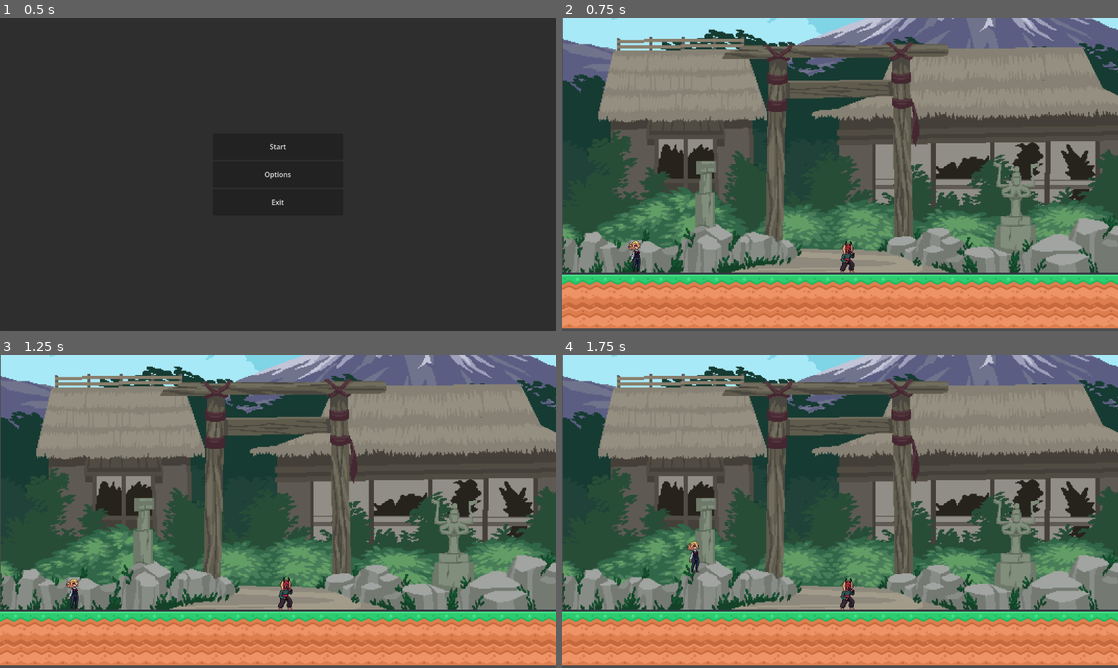
Above: before the commit, frames 1-4 (two rows, left to right).
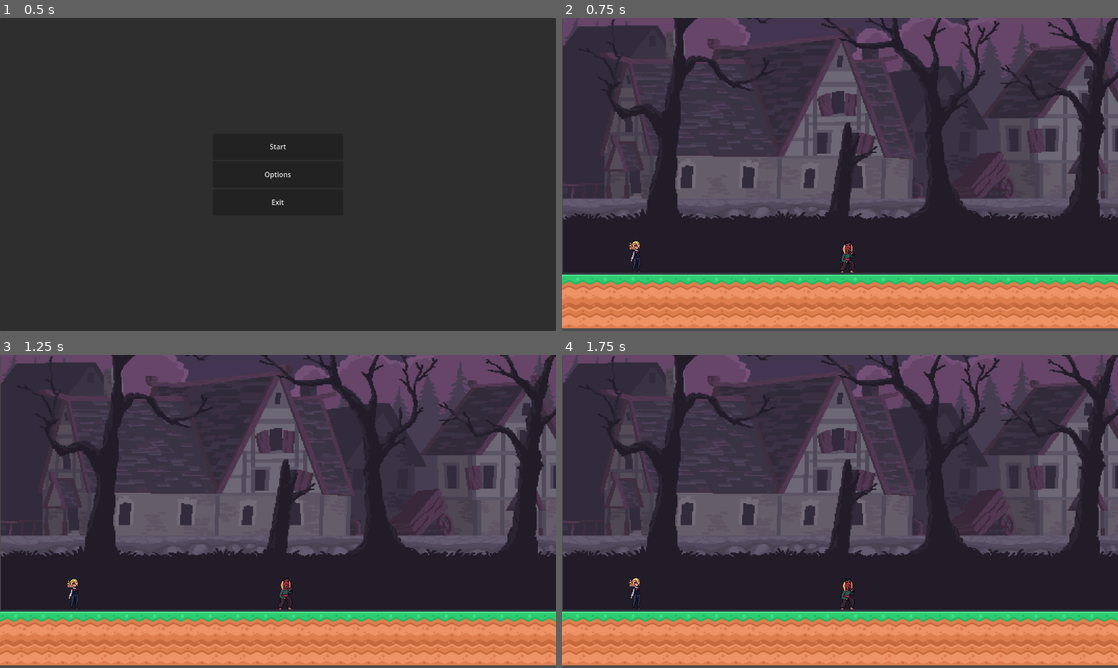
Above: after the commit, the same moments.

Repository: hizas-sabilal/sapta-project
Game: Godot game, scene res://scenes/main.tscn
Same seed, same stepped clock (60 frames per second), same inputs: the game is played once before the commit and once after it.
Inputs:
- Up to frame 1 (0.5 s): no input
- Up to frame 2 (0.75 s): click "Start" at 0.5 s
- Up to frame 3 (1.25 s): no input
- Up to frame 4 (1.75 s): tap Enter at 1.25 s; hold Right (ui_right) from 1.28 s (still down); tap Up (ui_up) at 1.35, 1.52 s

Frame 1 is identical in both runs. In frame 2, 74% of the frame differs, in the area x 0-100%, y 0-82%; in frame 3, 74%; in frame 4, 75%.

Commit message:
feat: add trigger battle when touch monster

Diff:
--- a/autoloads/game_manager.gd
+++ b/autoloads/game_manager.gd
@@ -3,7 +3,8 @@
 enum GameState {
 	MENU,
 	PLAYING,
-	PAUSED
+	PAUSED,
+	BATTLE
 }
 
 var state: GameState
@@ -35,12 +36,9 @@
 	state = GameState.PLAYING
 	get_tree().paused = false
 	UiManager.hide_pause_menu()
-#
-#
-#func toggle_pause() -> void:
-#
-	#if state == GameState.PLAYING:
-		#pause_game()
-#
-	#elif state == GameState.PAUSED:
-		#resume_game()
+
+func enter_battle() -> void:
+	if state != GameState.PLAYING:
+		return
+	state = GameState.BATTLE
+	SceneManager.battle_triggered()
--- a/autoloads/scene_manager.gd
+++ b/autoloads/scene_manager.gd
@@ -4,6 +4,7 @@
 
 const MAIN_MENU := "res://scenes/main_menu.tscn"
 const LEVEL_001 := "res://scenes/levels/level_001.tscn"
+const BATTLE_SCENE := "res://scenes/battles/battle_scene.tscn"
 
 func initialize(container: Node):
 		level_container = container
@@ -22,3 +23,6 @@
 
 	var scene = load(scene_path).instantiate()
 	level_container.add_child(scene)
+
+func battle_triggered():
+	change_level(BATTLE_SCENE)
--- a/project.godot
+++ b/project.godot
@@ -33,6 +33,21 @@
 "events": [Object(InputEventKey,"resource_local_to_scene":false,"resource_name":"","device":0,"window_id":0,"alt_presse …(194 unchanged characters)…
 ]
 }
+"Move left"={
+"deadzone": 0.2,
+"events": [Object(InputEventKey,"resource_local_to_scene":false,"resource_name":"","device":-1,"window_id":0,"alt_pressed":false,"shift_pressed":false,"ctrl_pressed":false,"meta_pressed":false,"pressed":false,"keycode":0,"physical_keycode":65,"key_label":0,"unicode":97,"location":0,"echo":false,"script":null)
+]
+}
+"Move right"={
+"deadzone": 0.2,
+"events": [Object(InputEventKey,"resource_local_to_scene":false,"resource_name":"","device":-1,"window_id":0,"alt_pressed":false,"shift_pressed":false,"ctrl_pressed":false,"meta_pressed":false,"pressed":false,"keycode":0,"physical_keycode":68,"key_label":0,"unicode":100,"location":0,"echo":false,"script":null)
+]
+}
+"Move up"={
+"deadzone": 0.2,
+"events": [Object(InputEventKey,"resource_local_to_scene":false,"resource_name":"","device":-1,"window_id":0,"alt_pressed":false,"shift_pressed":false,"ctrl_pressed":false,"meta_pressed":false,"pressed":false,"keycode":0,"physical_keycode":87,"key_label":0,"unicode":119,"location":0,"echo":false,"script":null)
+]
+}
 
 [physics]
 
--- a/resources/characters/iris/iris.gd
+++ b/resources/characters/iris/iris.gd
@@ -5,17 +5,20 @@
 
 @onready var sprite = $AnimatedSprite2D
 
+func _ready() -> void:
+	add_to_group("player")
+
 func _physics_process(delta: float) -> void:
 	# Add gravity.
 	if not is_on_floor():
 		velocity += get_gravity() * delta
 
 	# Handle jump.
-	if (Input.is_action_just_pressed("ui_up") and is_on_floor()):
+	if (Input.is_action_just_pressed("Move up") and is_on_floor()):
 		velocity.y = JUMP_VELOCITY
 
 	# Horizontal movement.
-	var direction := Input.get_axis("ui_left", "ui_right")
+	var direction := Input.get_axis("Move left", "Move right")
 
 	if direction:
 		velocity.x = direction * SPEED
@@ -30,3 +33,8 @@
 		velocity.x = move_toward(velocity.x, 0, SPEED)
 
 	move_and_slide()
+
+
+func _on_battle_trigger_body_entered(body: Node2D) -> void:
+	if body.is_in_group("player"):
+		GameManager.enter_battle()
--- a/scenes/battles/battle_scene.tscn
+++ b/scenes/battles/battle_scene.tscn
@@ -1,3 +1,9 @@
 [gd_scene format=3 uid="uid://bx5n57it8cjvx"]
 
+[ext_resource type="Texture2D" uid="uid://cl16oi5kq7hmw" path="res://resources/backgrounds/orig_big.png" id="1_g0lu4"]
+
 [node name="BattleScene" type="Node2D" unique_id=510226263]
+
+[node name="Background (Sprint2D)" type="Sprite2D" parent="." unique_id=1086907406]
+position = Vector2(901, 331)
+texture = ExtResource("1_g0lu4")
--- a/scenes/levels/level_001.tscn
+++ b/scenes/levels/level_001.tscn
@@ -223,3 +223,5 @@
 [node name="CollisionShape2D" type="CollisionShape2D" parent="Level001/Monsta/BattleTrigger" unique_id=735830350]
 position = Vector2(2, 26)
 shape = SubResource("RectangleShape2D_xuuhx")
+
+[connection signal="body_entered" from="Level001/Monsta/BattleTrigger" to="Level001/Player 1" method="_on_battle_trigger_body_entered"]
Binary file changed: resources/backgrounds/orig_big.png
Not shown: 1 places in scenes/main.tscn that only renumber resources
